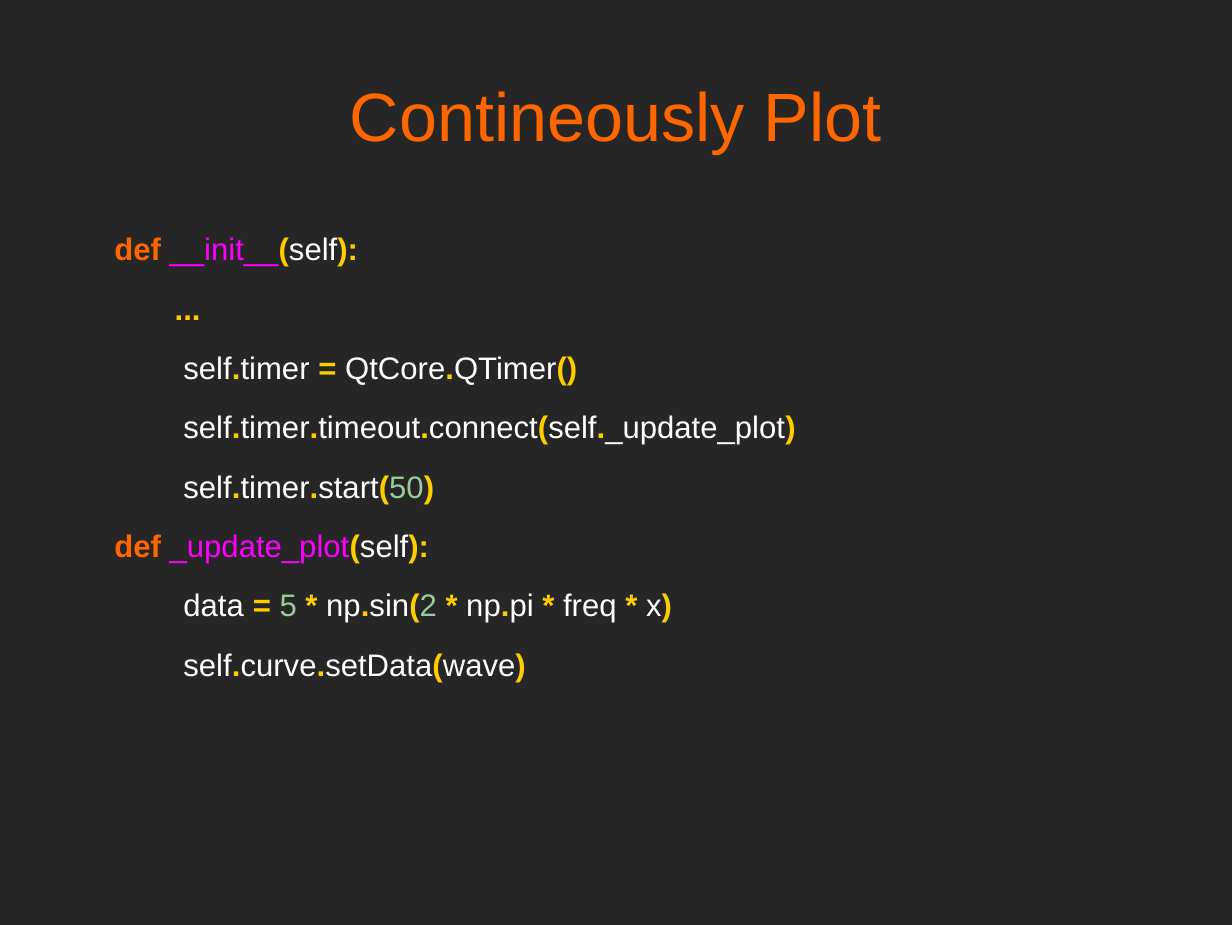
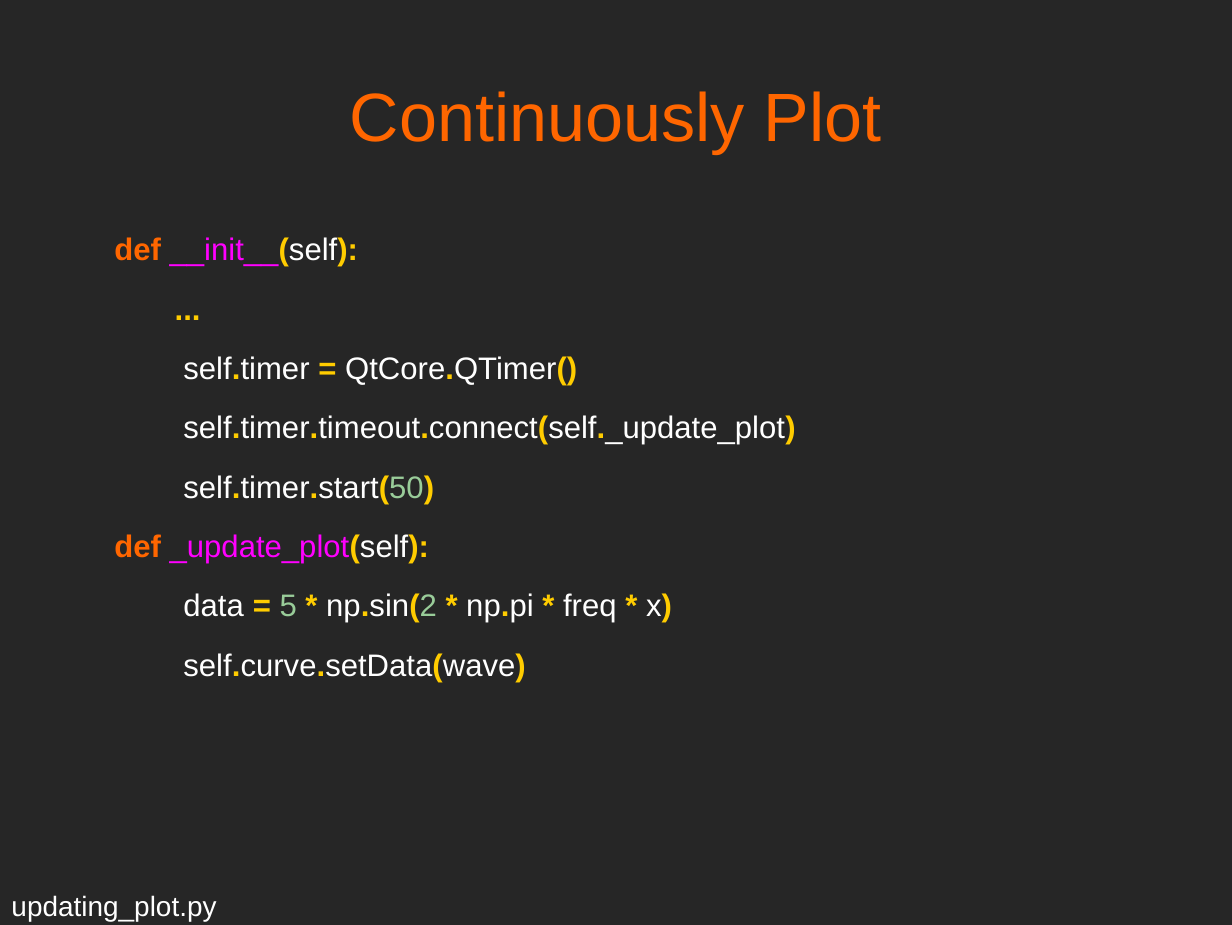
Before and after one commit to mfarhan12/qt-presentation, a slide deck: slide 23 of OPAG QT Presentation.odp. Drawn at 1232x925 pixels with LibreOffice and Linux fonts; fonts in the diff are those of the drawing. Boxes give left, top, right and bottom in pixels: in the first picture for what was removed or moved away, otherwise in the second. Text is boxed around its words. In the diff, an @@ line names an element or a change of style, - is before the commit and + after.

```diff
--- a/OPAG QT Presentation.odp
+++ b/OPAG QT Presentation.odp
@@ text at box(350, 91, 882, 153): text changed @@
-Contineously Plot
+Continuously Plot
@@ text added at box(11, 895, 216, 921), 18 pt, text #FFFFFF @@
+updating_plot.py
```
Also in this commit, not shown: 2 other slides changed, 1 other file.
